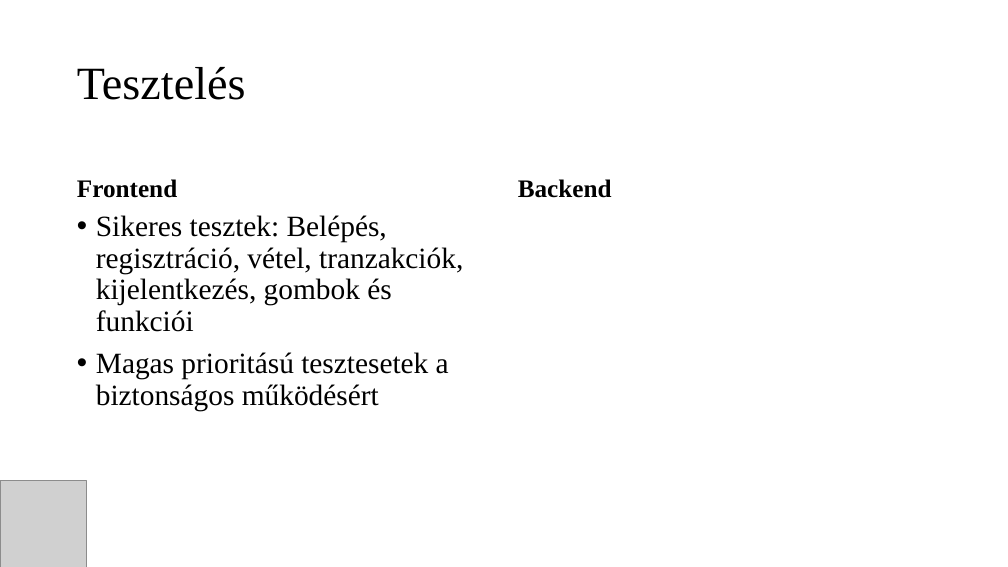
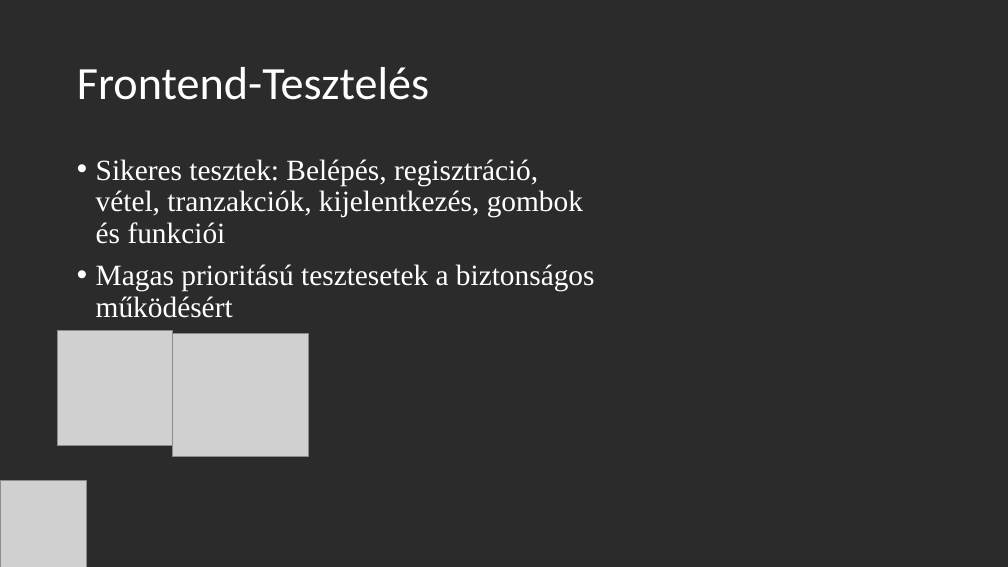
Before and after one commit to ZsigoRobert0/13_S2_3_vizsgaremek, a slide deck: slide 9 of Dokumentáció/StockMaster_Prezentacio.pptx (slide 10 before the commit). Drawn at 1008x567 pixels with LibreOffice and Linux fonts; fonts in the diff are those of the drawing; grey boxes stand for pictures; background and template pictures are left out; a plain dark background stands for a picture behind light text. Boxes give left, top, right and bottom in pixels: in the first picture for what was removed or moved away, otherwise in the second. Text is boxed around its words. In the diff, an @@ line names an element or a change of style, - is before the commit and + after.

```diff
--- a/Dokumentáció/StockMaster_Prezentacio.pptx
+++ b/Dokumentáció/StockMaster_Prezentacio.pptx
@@ background #FFFFFF to picture (left out) @@
@@ title at box(77, 67, 429, 100): text changed; font Times New Roman to Calibri; text colour #000000 to #FFFFFF @@
-Tesztelés
+Frontend-Tesztelés
@@ text "Sikeres tesztek: Belépés, regisztráció, vétel, ...": place and size @@
-text "Sikeres tesztek: Belépés, regisztráció, vétel, ..." at box(96, 215, 463, 411)
+text "Sikeres tesztek: Belépés, regisztráció, vétel, ..." at box(96, 159, 595, 318)
@@ text "Sikeres tesztek: Belépés, regisztráció, vétel, ..." at box(96, 159, 595, 318): text colour #000000 to #FFFFFF @@
@@ text removed at box(77, 179, 177, 198) @@
-Frontend
@@ text removed at box(518, 179, 612, 198) @@
-Backend
@@ picture added at box(57, 331, 172, 446) @@
@@ picture added at box(172, 333, 309, 457) @@
```
Also in this commit, not shown: 10 other slides changed, 2 slides added, 2 slides removed.
